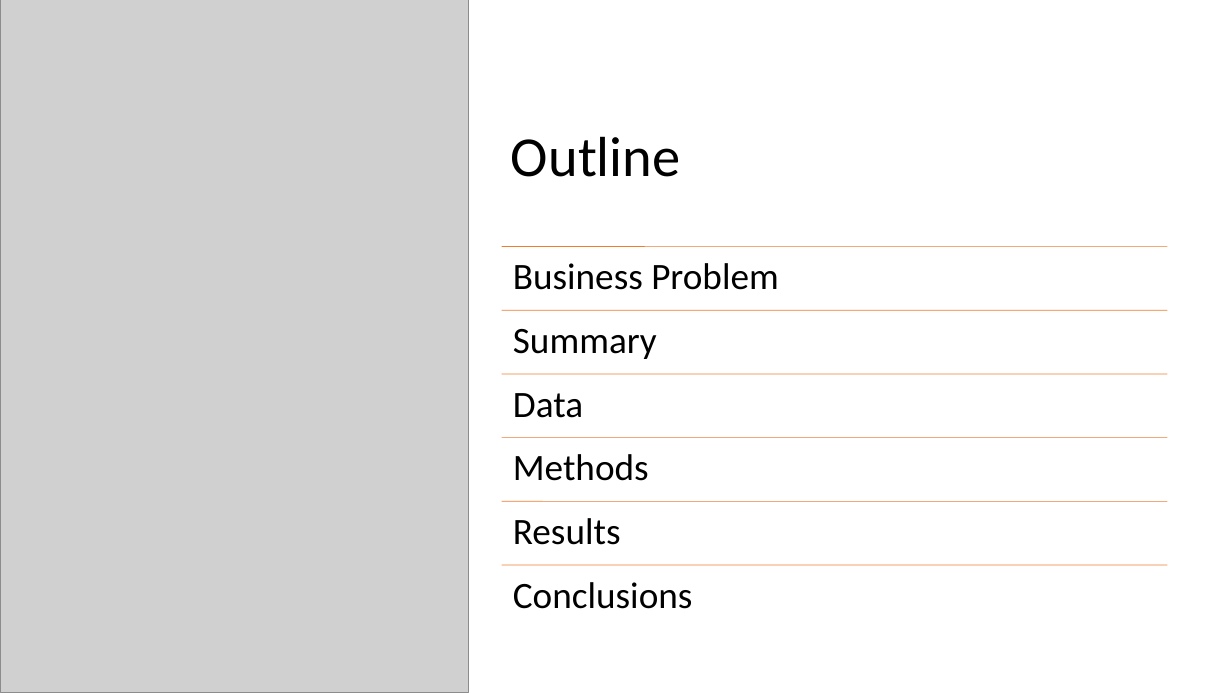
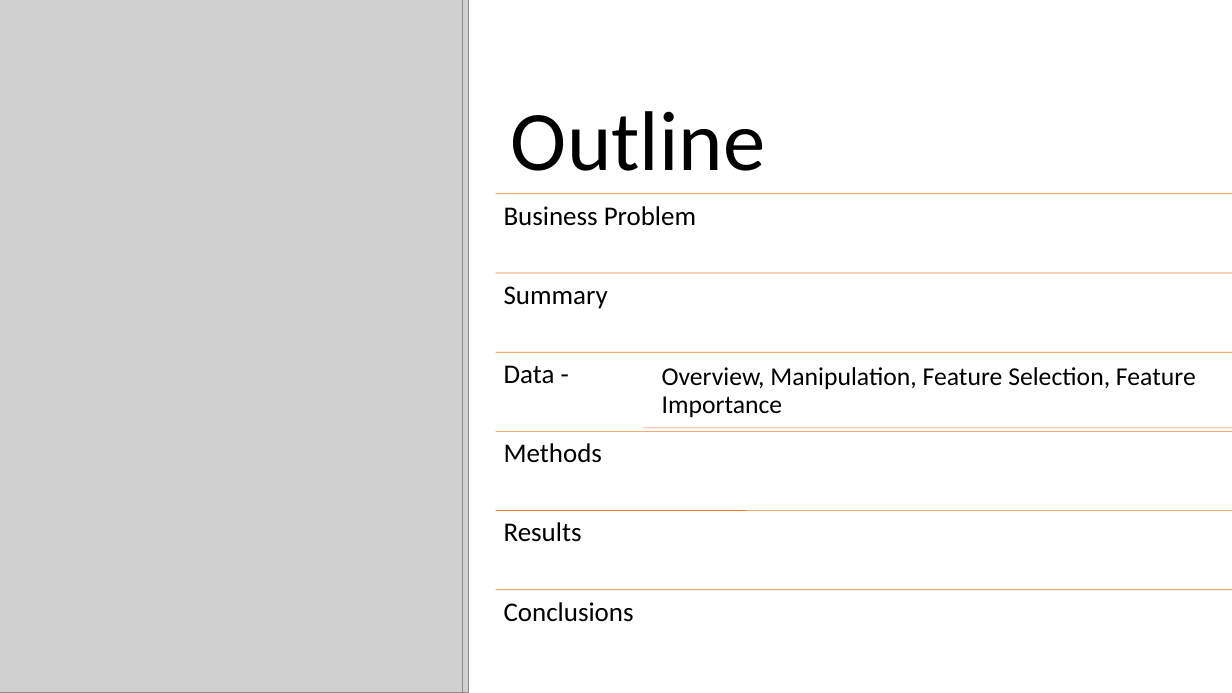
Before and after one commit to jpetoskey/Loan_App_Amended, a slide deck: slide 2 of Loan_App.pptx. Drawn at 1232x693 pixels with LibreOffice and Linux fonts; fonts in the diff are those of the drawing; grey boxes stand for pictures. Boxes give left, top, right and bottom in pixels: in the first picture for what was removed or moved away, otherwise in the second. Text is boxed around its words. In the diff, an @@ line names an element or a change of style, - is before the commit and + after.

```diff
--- a/Loan_App.pptx
+++ b/Loan_App.pptx
@@ picture added at <box>0,0,462,693</box> @@
@@ title "Outline" at <box>511,111,765,171</box>: size 44 to 66 pt @@
@@ text "Business Problem": place and size @@
-text "Business Problem" at <box>513,263,778,290</box>
+text "Business Problem" at <box>504,206,696,226</box>
@@ line moved from (502, 311) - (1167, 311) to (495, 194) - (1232, 194) @@
@@ text "Summary": place and size @@
-text "Summary" at <box>513,329,657,359</box>
+text "Summary" at <box>504,286,608,309</box>
@@ line moved from (502, 247) - (1167, 247) to (495, 273) - (1232, 273) @@
@@ line moved from (502, 374) - (1167, 374) to (495, 352) - (1232, 352) @@
@@ text at <box>504,365,555,384</box>: text changed; size 29 to 21 pt @@
-Data
+Data -
@@ text added at <box>662,367,1196,417</box>, 20 pt, text #000000 @@
+Overview, Manipulation, Feature Selection, Feature Importance
@@ text "Methods": place and size @@
-text "Methods" at <box>513,454,649,481</box>
+text "Methods" at <box>504,443,602,463</box>
@@ line moved from (502, 438) - (1167, 438) to (495, 432) - (1232, 432) @@
@@ line added from (643, 428) to (1232, 428), #F6CCBE 1 pt @@
@@ text "Results": place and size @@
-text "Results" at <box>513,518,621,545</box>
+text "Results" at <box>504,522,582,542</box>
@@ line moved from (502, 502) - (1167, 502) to (495, 511) - (1232, 511) @@
@@ size 29 to 21 pt; less space between paragraphs in 5 elements at <box>504,206,696,226</box>, <box>504,443,602,463</box>, <box>504,522,582,542</box>, <box>504,286,608,309</box>, <box>504,602,634,622</box> @@
@@ text "Conclusions": place and size @@
-text "Conclusions" at <box>513,582,693,609</box>
+text "Conclusions" at <box>504,602,634,622</box>
@@ line moved from (502, 566) - (1167, 566) to (495, 590) - (1232, 590) @@
```
Also in this commit, not shown: 10 other slides changed, 1 other file.
